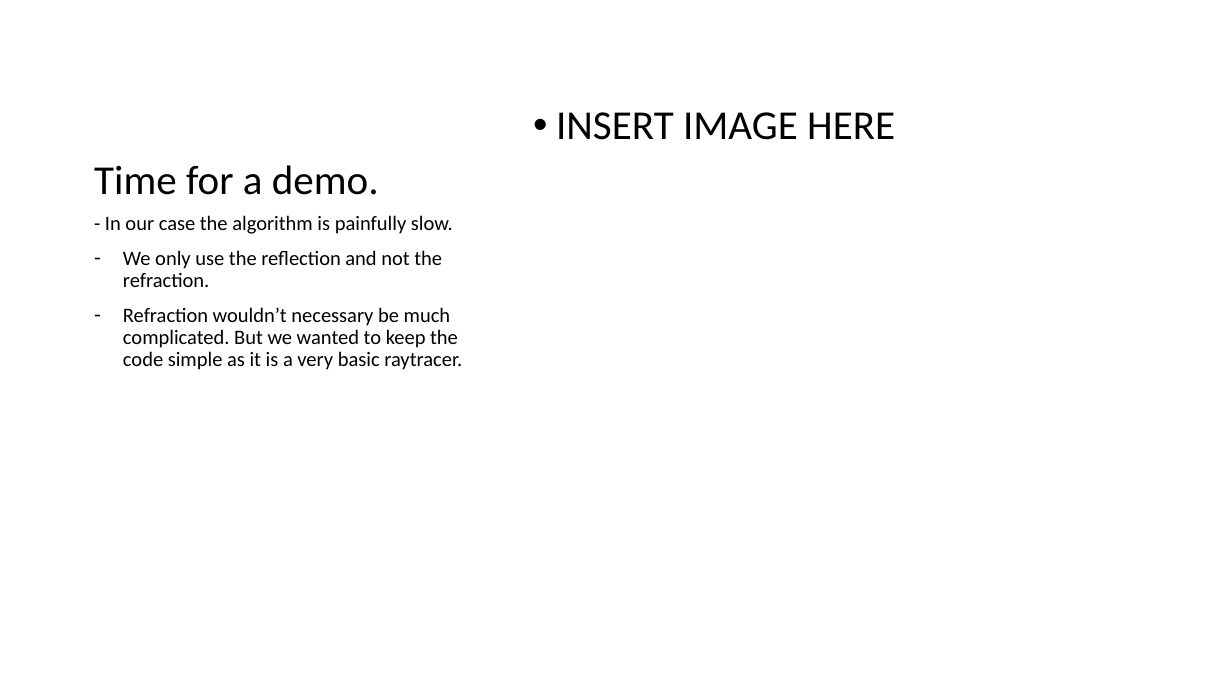
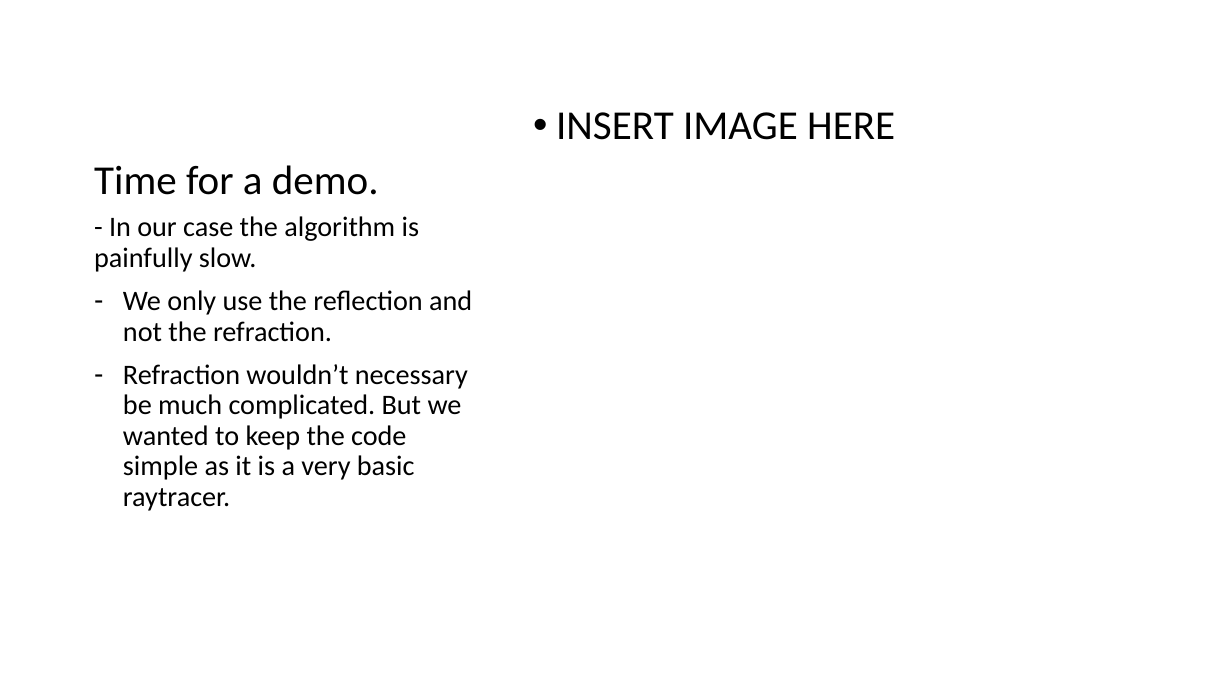
Before and after one commit to lanzrein/raytracing, a slide deck: slide 10 of raytracing.pptx. Drawn at 1232x693 pixels with LibreOffice and Linux fonts; fonts in the diff are those of the drawing. Boxes give left, top, right and bottom in pixels: in the first picture for what was removed or moved away, otherwise in the second. Text is boxed around its words. In the diff, an @@ line names an element or a change of style, - is before the commit and + after.

```diff
--- a/raytracing.pptx
+++ b/raytracing.pptx
@@ text "- In our case the ..." at (x1=94, y1=216, x2=472, y2=511): size 16 to 22 pt @@
```
Also in this commit, not shown: 2 other slides changed.
